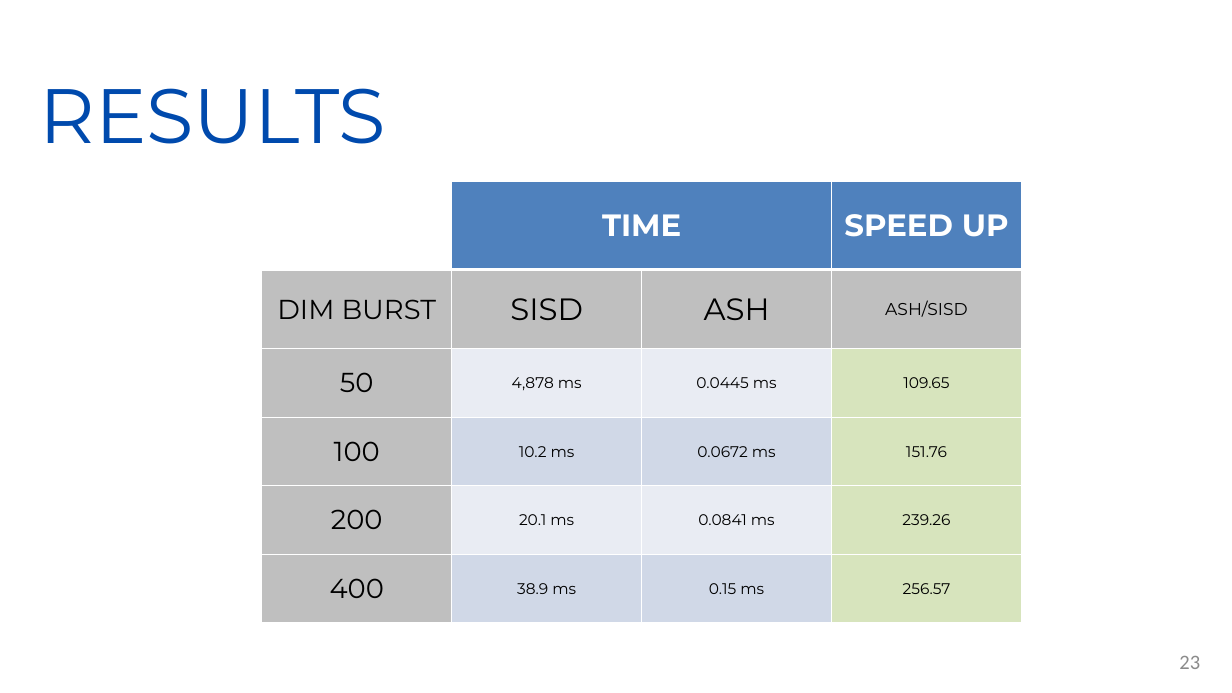
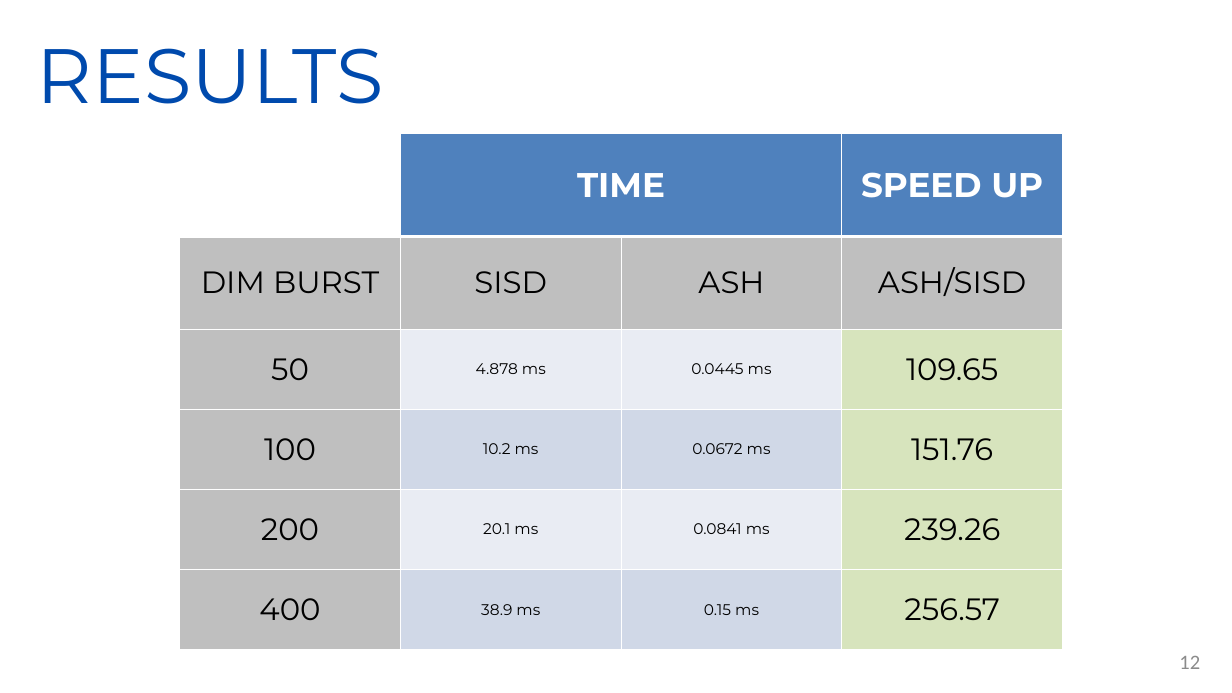
Before and after one commit to Marcolbr2001/ACA_PROJECT, a slide deck: slide 12 of ASH_ACA_PWP.pptx (slide 23 before the commit). Drawn at 1232x693 pixels with LibreOffice and Linux fonts; fonts in the diff are those of the drawing. Boxes give left, top, right and bottom in pixels: in the first picture for what was removed or moved away, otherwise in the second. Text is boxed around its words. In the diff, an @@ line names an element or a change of style, - is before the commit and + after.

```diff
--- a/ASH_ACA_PWP.pptx
+++ b/ASH_ACA_PWP.pptx
@@ text "RESULTS": place and size @@
-text "RESULTS" at (39,88,386,144)
+text "RESULTS" at (37,48,384,104)
@@ table at (180,133,1062,650) @@
-row 3, column 2: 4,878 ms
+row 3, column 2: 4.878 ms
@@ size 36 to 40 pt in "TIME", "SPEED UP" @@
@@ size 32 to 36 pt in "DIM BURST", "50", "100", "200" and 1 more places @@
@@ size 20 to 36 pt in "ASH/SISD" @@
@@ size 18 to 36 pt in "109.65", "151.76", "239.26", "256.57" @@
@@ table: place and size @@
-table at (262,181,1021,623)
+table at (180,133,1062,650)
@@ page number at (1179,656,1200,669): text changed @@
-23
+12
```
Also in this commit, not shown: 12 other slides changed, 2 slides added, 16 slides removed.
